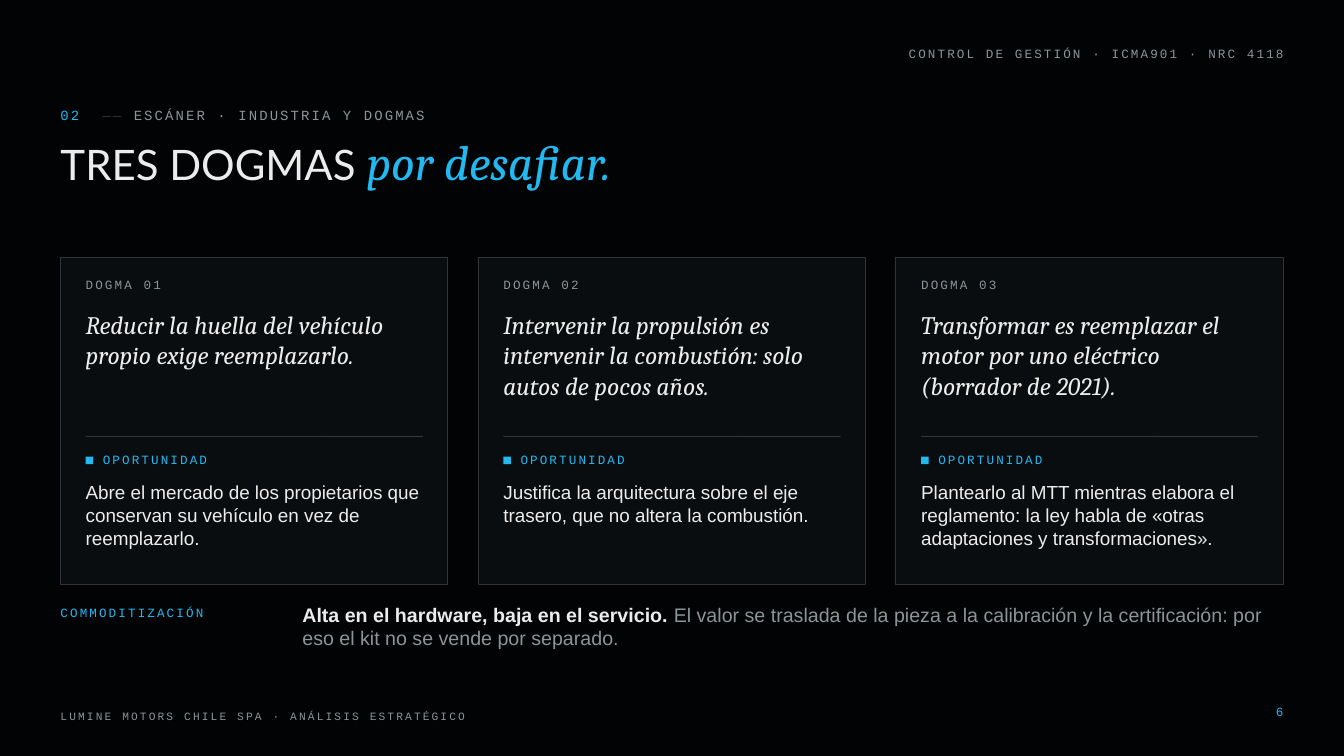
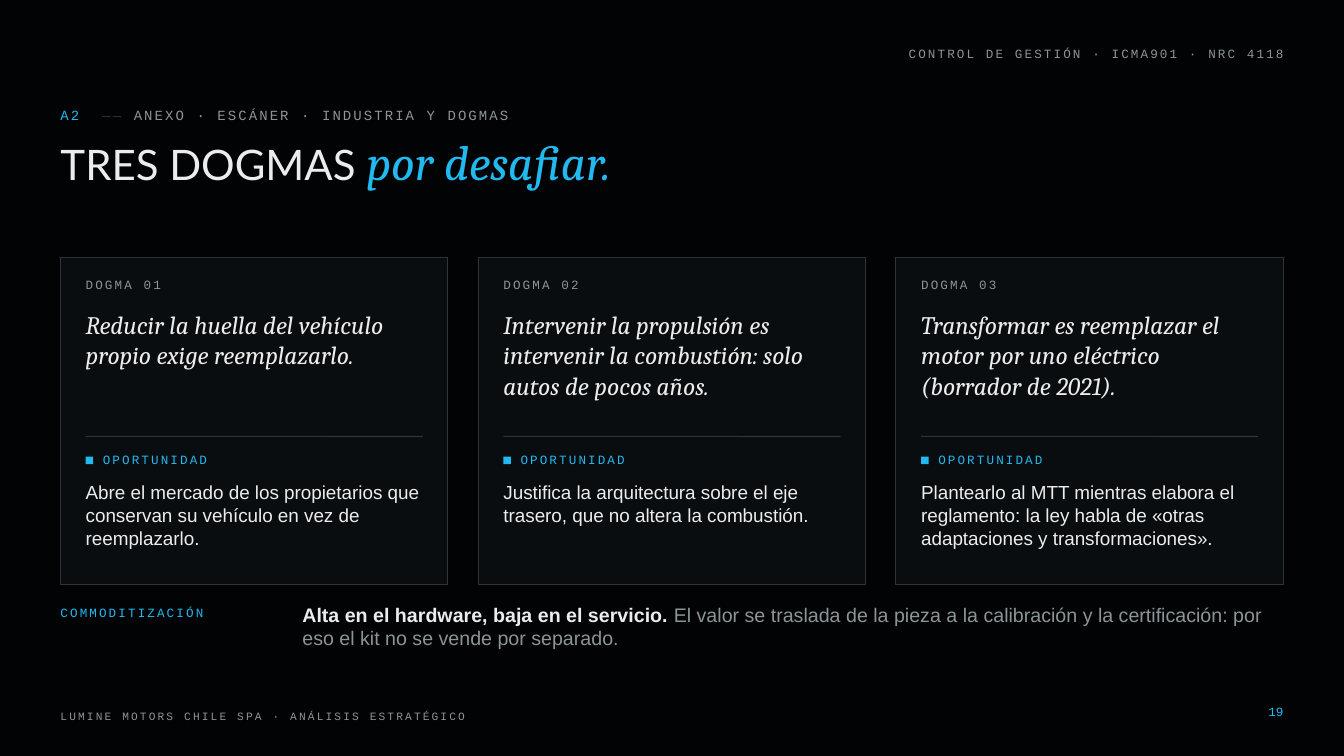
Before and after one commit to diegoaam0109-ux/lumine, a slide deck: slide 19 of control-de-gestion/Lumine_Analisis_Estrategico_Control_de_Gestion.pptx (slide 6 before the commit). Drawn at 1344x756 pixels with LibreOffice and Linux fonts; fonts in the diff are those of the drawing; background and template pictures are left out. Boxes give left, top, right and bottom in pixels: in the first picture for what was removed or moved away, otherwise in the second. Text is boxed around its words. In the diff, an @@ line names an element or a change of style, - is before the commit and + after.

```diff
--- a/control-de-gestion/Lumine_Analisis_Estrategico_Control_de_Gestion.pptx
+++ b/control-de-gestion/Lumine_Analisis_Estrategico_Control_de_Gestion.pptx
@@ text at (60,110,509,120): text changed @@
-02 —— ESCÁNER · INDUSTRIA Y DOGMAS
+A2 —— ANEXO · ESCÁNER · INDUSTRIA Y DOGMAS
@@ page number at (1268,707,1283,716): text changed @@
-6
+19
```
Also in this commit, not shown: 9 other slides changed, 1 slide added, 1 slide removed, 6 other files.
